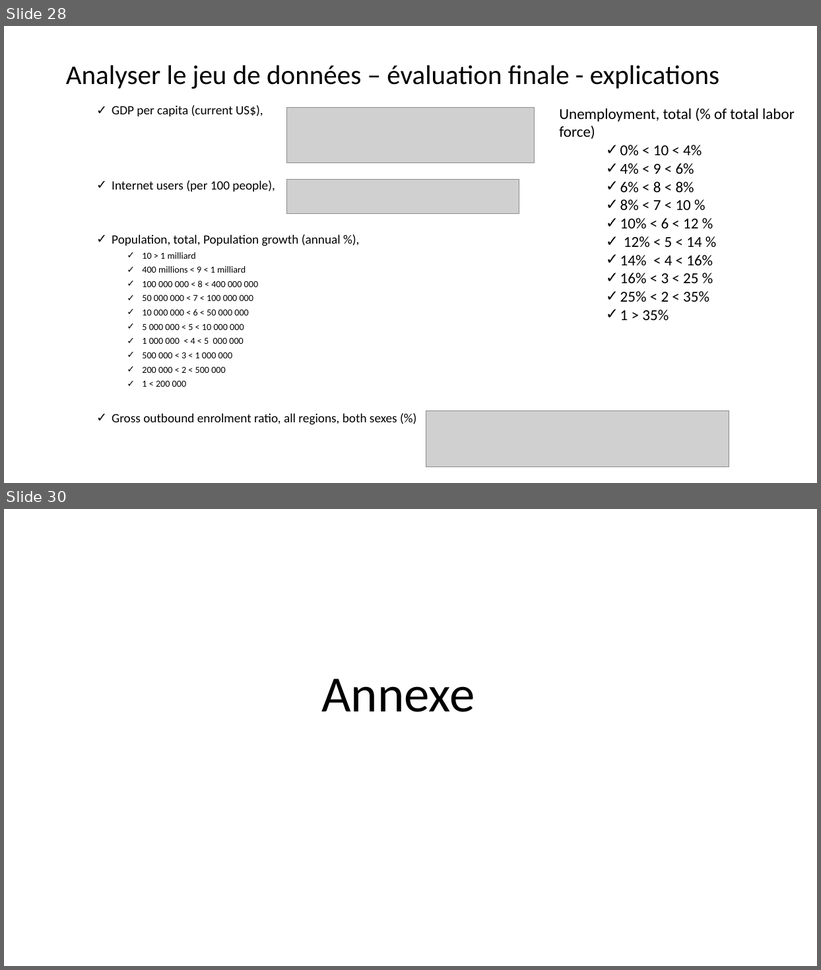
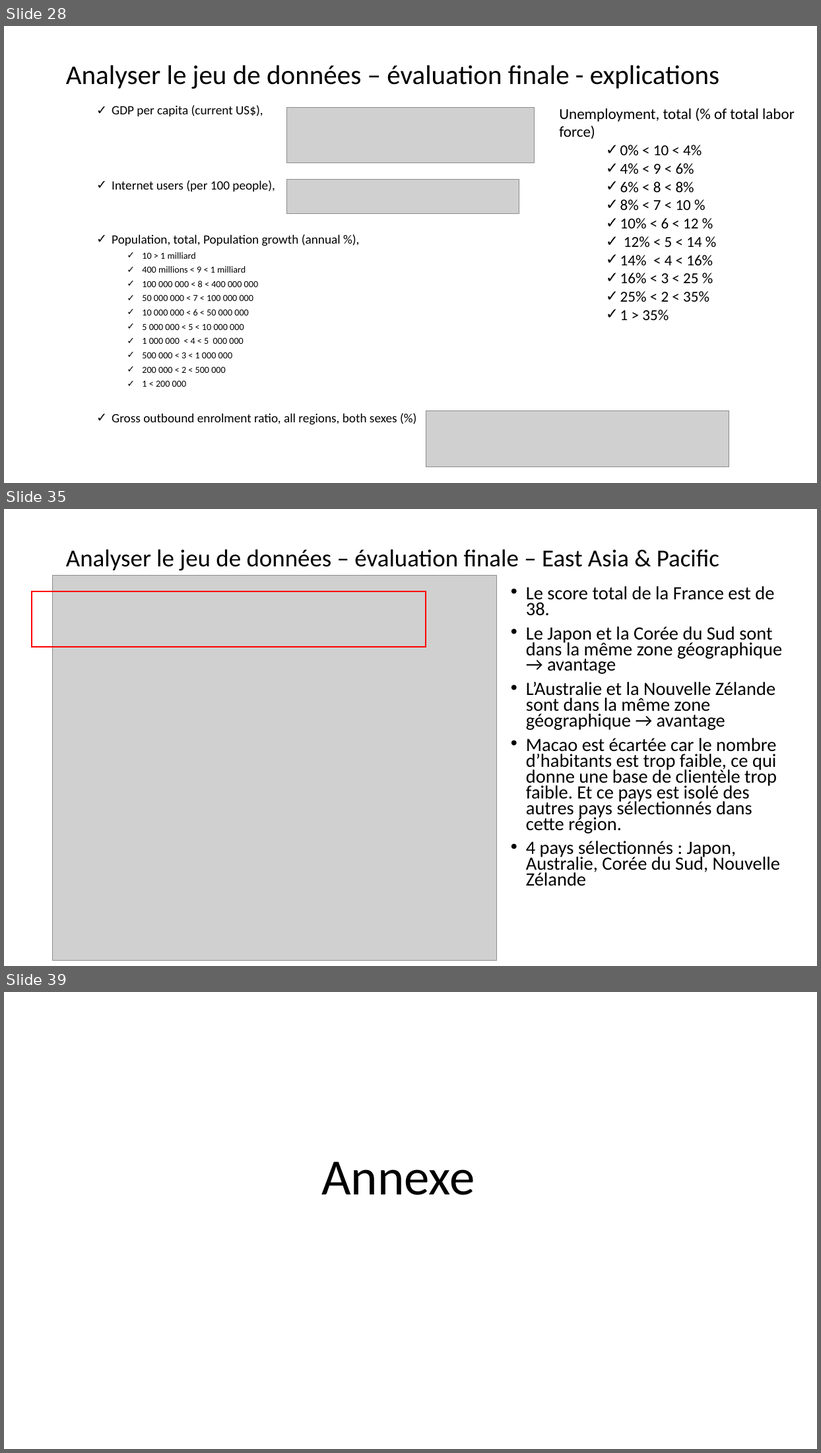
Before and after one commit to ludovic-source/Data_scientist_formation, a slide deck: livrables/Projet_2_presentation_Ludovic_Chimier.pptx. Shown one above the other, each under a label of ours: slides 28 and 30 before the commit, slides 28, 35 and 39 after it; the slides between them are not shown. The pictures are 821x970 and 821x1453 pixels, drawn with LibreOffice and Linux fonts; fonts in the diff are those of the drawing; grey boxes stand for pictures. Boxes give left, top, right and bottom in pixels: in the first picture for what was removed or moved away, otherwise in the second. Text is boxed around its words. In the diff, an @@ line names an element or a change of style, - is before the commit and + after.

```diff
--- a/livrables/Projet_2_presentation_Ludovic_Chimier.pptx
+++ b/livrables/Projet_2_presentation_Ludovic_Chimier.pptx
@@ slide 35 added at (x1=4, y1=509, x2=817, y2=966), background #FFFFFF @@
@@ title added at (x1=66, y1=549, x2=719, y2=571), 28.8 pt, text #000000 @@
+Analyser le jeu de données – évaluation finale – East Asia & Pacific
@@ picture added at (x1=53, y1=576, x2=497, y2=961) @@
@@ text added at (x1=526, y1=586, x2=782, y2=887), 22.2 pt, text #000000 @@
+• Le score total de la France est de 38.
+• Le Japon et la Corée du Sud sont dans la même zone géographique → avantage
+• L’Australie et la Nouvelle Zélande sont dans la même zone géographique → avantage
+• Macao est écartée car le nombre d’habitants est trop faible, ce qui donne une base de clientèle trop faible. Et ce pays est isolé des autres pays sélectionnés dans cette région.
+• 4 pays sélectionnés : Japon, Australie, Corée du Sud, Nouvelle Zélande
@@ rectangle added at (x1=32, y1=591, x2=426, y2=648), outline #FF0000 1.5 pt @@
@@ what was slide 30 is now slide 39 @@
```
Also in this commit, not shown: 2 slides changed, 8 other slides added.
